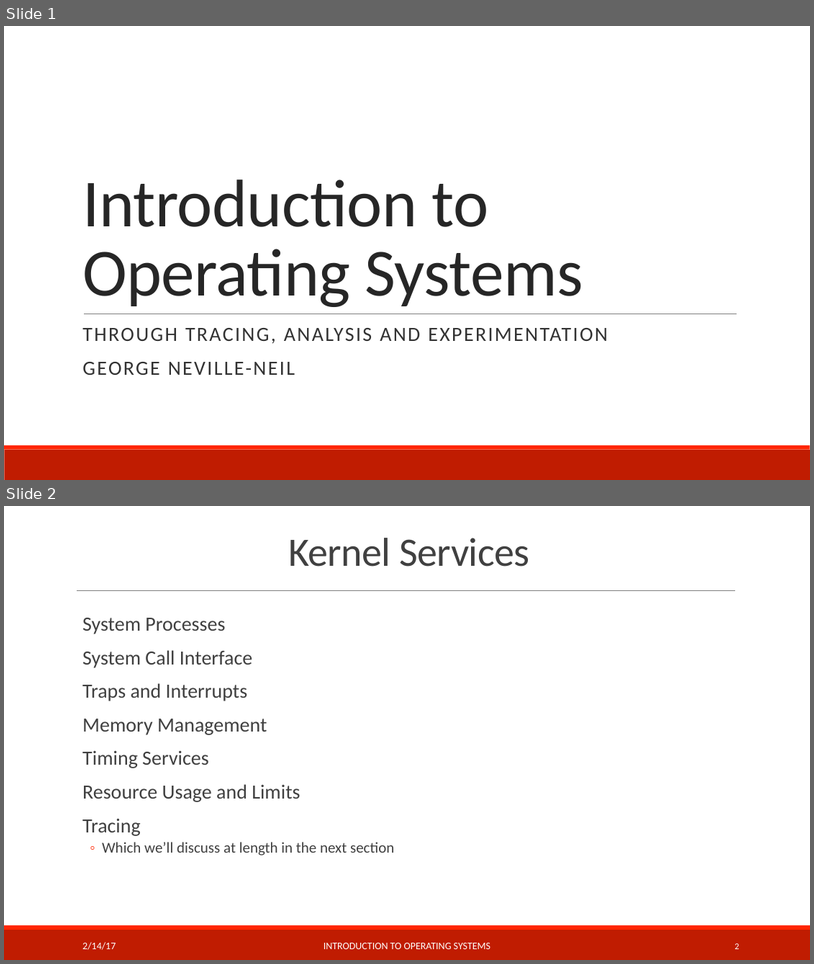
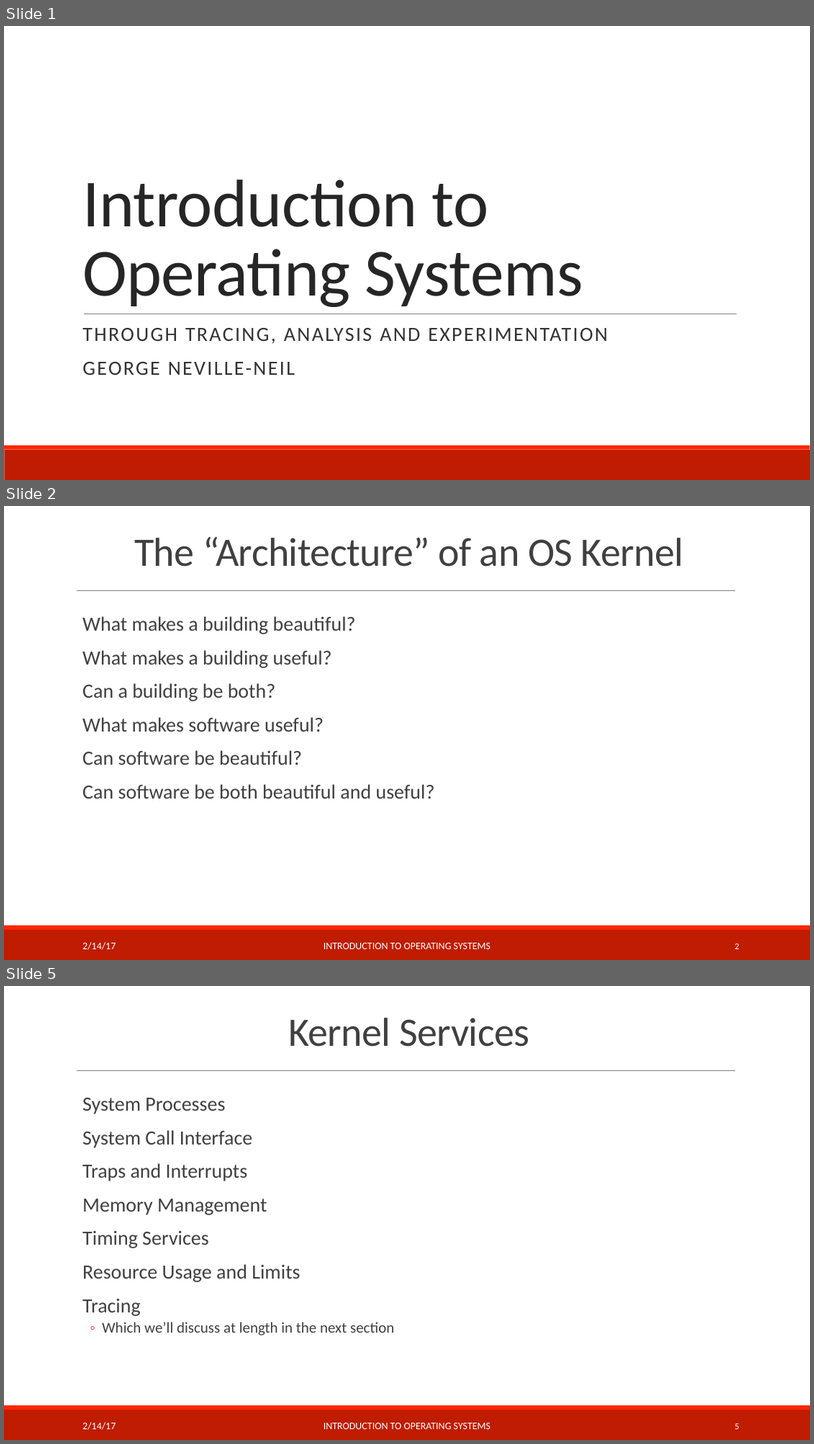
Before and after one commit to teachbsd/course, a slide deck: undergraduate/lectures/kernel-services.pptx. Shown one above the other, each under a label of ours: slides 1 and 2 before the commit, slides 1, 2 and 5 after it; the slides between them are not shown. The pictures are 814x964 and 814x1444 pixels, drawn with LibreOffice and Linux fonts; fonts in the diff are those of the drawing; background and template pictures are left out. Boxes give left, top, right and bottom in pixels: in the first picture for what was removed or moved away, otherwise in the second. Text is boxed around its words. In the diff, an @@ line names an element or a change of style, - is before the commit and + after.

Commit message:
Add discussion of software and building architecture

```diff
--- a/undergraduate/lectures/kernel-services.pptx
+++ b/undergraduate/lectures/kernel-services.pptx
@@ slide 2 added at box(4, 506, 810, 960), background #FFFFFF; not listed: 3 template elements that a slide beside it also shows @@
@@ title added at box(134, 537, 684, 566), 48 pt, text #404040 @@
+The “Architecture” of an OS Kernel
@@ text added at box(82, 616, 435, 798), 24 pt, text #404040 @@
+  What makes a building beautiful?
+  What makes a building useful?
+  Can a building be both?
+  What makes software useful?
+  Can software be beautiful?
+  Can software be both beautiful and useful?
@@ text added at box(82, 942, 116, 950), 12 pt, text #FFFFFF @@
+2/14/17
@@ text added at box(324, 942, 491, 949), 12 pt, text #FFFFFF @@
+INTRODUCTION TO OPERATING SYSTEMS
@@ page number added at box(735, 943, 739, 949), 10.5 pt, text #FFFFFF @@
+2
@@ what was slide 2 is now slide 5 @@
@@ page number at box(735, 1423, 739, 1429): text changed @@
-2
+5
```
Also in this commit, not shown: 2 other slides added.
